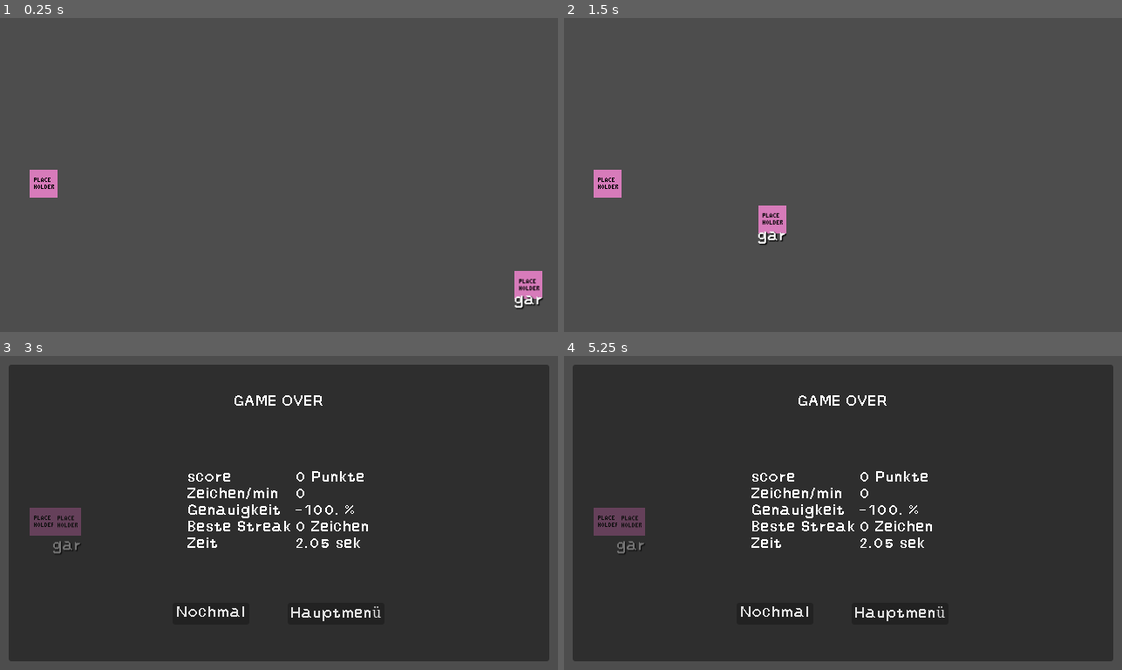
Above: before the commit, frames 1-4 (two rows, left to right).
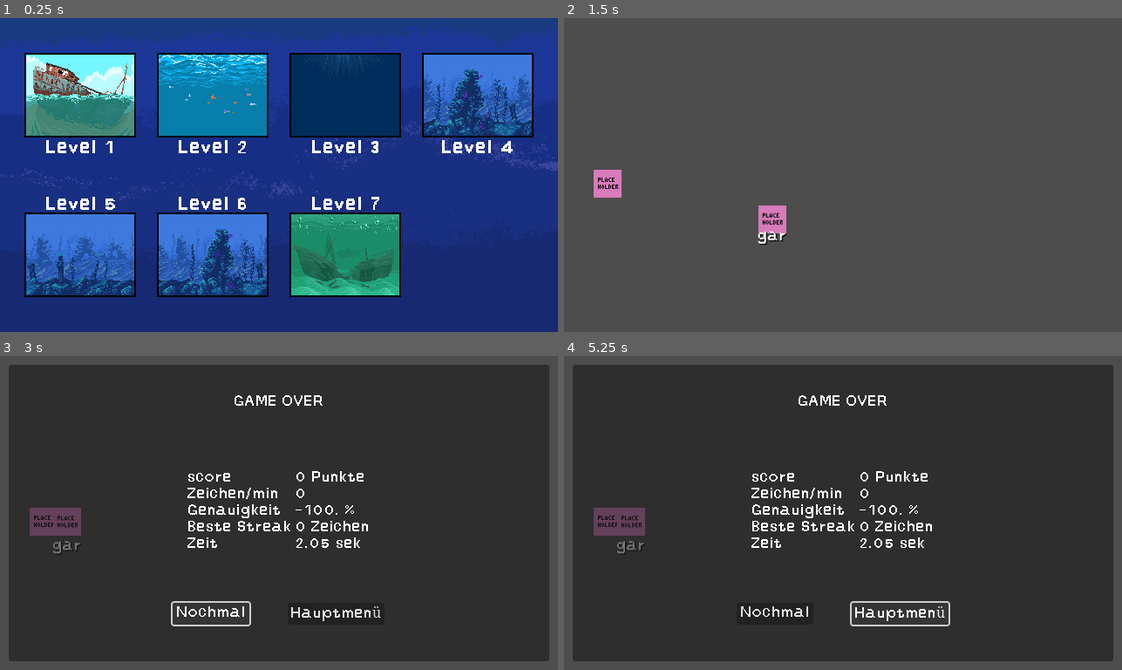
Above: after the commit, the same moments.

Repository: lehmius/typing-tides
Game: Godot game, scene res://scenes/level_select.tscn
The game is run twice, just before and just after one commit, with the same random seed, the same clock (stepped at 60 frames per second) and the same inputs. This scene is started directly instead of the project's main scene. The engine's default icon, where the game draws it, is replaced by a stand-in: a white triangle on a blue panel in a dark square.
Inputs (mouse positions are in pixels of both pictures, inside the frame that each line leads up to):
- Up to frame 1 (0.25 s): no input
- Up to frame 2 (1.5 s): click (642, 96) at 0.52 s; tap Enter at 1.25 s; move the mouse to (965, 159) at 1.27 s; click (965, 159) at 1.42 s
- Up to frame 3 (3 s): move the mouse to (167, 528) at 2.02 s; click (167, 528) at 2.17 s; click "Nochmal" at 2.75 s
- Up to frame 4 (5.25 s): click "Nochmal" at 3.5 s; click "Nochmal" at 4.25 s; click "Hauptmenü" at 5 s

The runs differ from the first frame. In frame 1, 100% of the frame differs, in the area x 0-100%, y 0-100%; in frame 2, nothing differs; in frame 3, 0.2%; in frame 4, 0.2%.

Commit message:
Add level select screen with button behavior

Diff:
--- a/scenes/level_select.tscn
+++ b/scenes/level_select.tscn
@@ -1,4 +1,7 @@
-[gd_scene format=3 uid="uid://beifew10nwrqb"]
+[gd_scene load_steps=3 format=3 uid="uid://beifew10nwrqb"]
+
+[ext_resource type="Texture2D" uid="uid://d2hxgnukrh2jl" path="res://assets/levels/menu_screens/LevelSelection.png" id="1_3shnc"]
+[ext_resource type="Script" uid="uid://ofwl2cytcox0" path="res://scripts/level_select.gd" id="1_p0wlc"]
 
 [node name="LevelSelect" type="Control"]
 layout_mode = 3
@@ -7,8 +10,65 @@
 anchor_bottom = 1.0
 grow_horizontal = 2
 grow_vertical = 2
+script = ExtResource("1_p0wlc")
 
 [node name="TextureRect" type="TextureRect" parent="."]
 layout_mode = 0
 offset_right = 40.0
 offset_bottom = 40.0
+texture = ExtResource("1_3shnc")
+
+[node name="ButtonContainer" type="Control" parent="."]
+anchors_preset = 0
+offset_right = 40.0
+offset_bottom = 40.0
+
+[node name="Button1" type="Button" parent="ButtonContainer"]
+self_modulate = Color(1, 1, 1, 0)
+layout_mode = 0
+offset_left = 28.0
+offset_top = 40.0
+offset_right = 156.0
+offset_bottom = 137.0
+
+[node name="Button2" type="Button" parent="ButtonContainer"]
+self_modulate = Color(1, 1, 1, 0)
+offset_left = 180.0
+offset_top = 40.0
+offset_right = 308.0
+offset_bottom = 137.0
+
+[node name="Button3" type="Button" parent="ButtonContainer"]
+self_modulate = Color(1, 1, 1, 0)
+offset_left = 332.0
+offset_top = 40.0
+offset_right = 460.0
+offset_bottom = 137.0
+
+[node name="Button4" type="Button" parent="ButtonContainer"]
+self_modulate = Color(1, 1, 1, 0)
+offset_left = 484.0
+offset_top = 40.0
+offset_right = 612.0
+offset_bottom = 137.0
+
+[node name="Button5" type="Button" parent="ButtonContainer"]
+self_modulate = Color(1, 1, 1, 0)
+offset_left = 28.0
+offset_top = 223.0
+offset_right = 156.0
+offset_bottom = 320.0
+
+[node name="Button6" type="Button" parent="ButtonContainer"]
+self_modulate = Color(1, 1, 1, 0)
+offset_left = 180.0
+offset_top = 223.0
+offset_right = 308.0
+offset_bottom = 320.0
+
+[node name="Button7" type="Button" parent="ButtonContainer"]
+self_modulate = Color(1, 1, 1, 0)
+offset_left = 332.0
+offset_top = 223.0
+offset_right = 460.0
+offset_bottom = 320.0
--- a/scenes/mode_select.tscn
+++ b/scenes/mode_select.tscn
@@ -1,7 +1,7 @@
 [gd_scene load_steps=3 format=3 uid="uid://dorm7t51ukd3j"]
 
 [ext_resource type="Texture2D" uid="uid://duonw8rod1fqh" path="res://assets/levels/menu_screens/EndlessOrLevel.png" id="1_pskx3"]
-[ext_resource type="Script" uid="uid://cudj1yqtob6bb" path="res://scenes/mode_select.gd" id="1_ydsjw"]
+[ext_resource type="Script" uid="uid://cudj1yqtob6bb" path="res://scripts/mode_select.gd" id="1_ydsjw"]
 
 [node name="ModeSelect" type="Control"]
 layout_mode = 3
--- /dev/null
+++ b/scripts/level_select.gd
@@ -0,0 +1,15 @@
+extends Control
+
+func _ready() -> void:
+	for button in $ButtonContainer.get_children():
+		if button is Button:
+			button.pressed.connect(onButtonPressed.bind(button))
+
+## Handler for if a button is pressed to set the correct levelID
+##
+## @returns: void
+func onButtonPressed(button: Button) ->void:
+	var buttonName = str(button.name)
+	var levelIDToSet = int(buttonName[buttonName.length()-1])
+	SignalBus.loadLevel.emit(levelIDToSet)
+	queue_free()
Not shown, added: scripts/level_select.gd.uid
Renamed: scenes/mode_select.gd -> scripts/mode_select.gd
Renamed: scenes/mode_select.gd.uid -> scripts/mode_select.gd.uid
